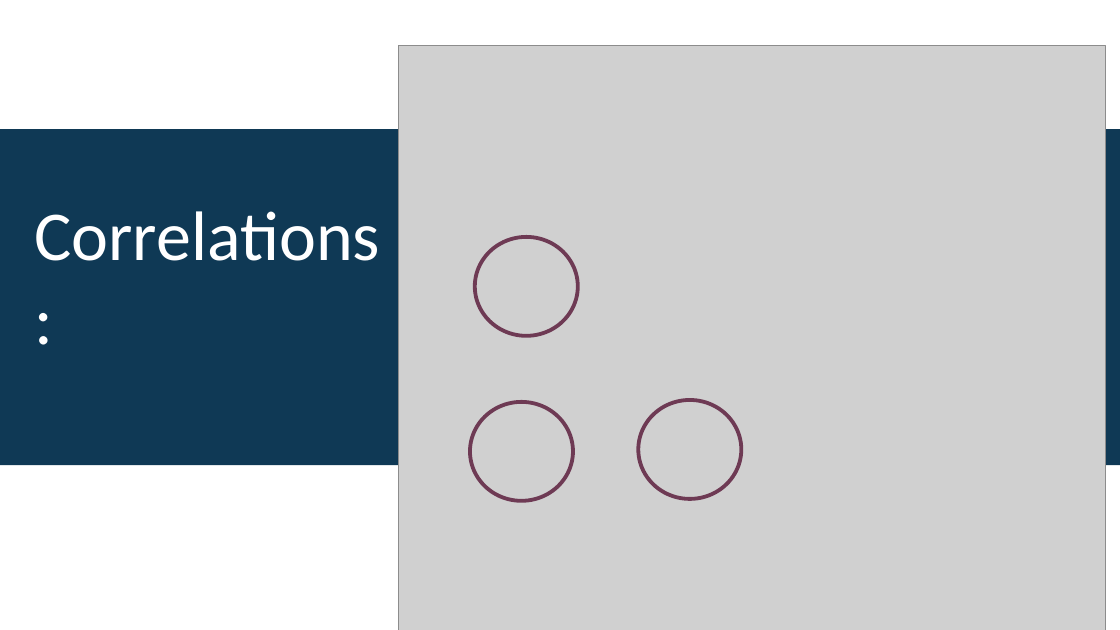
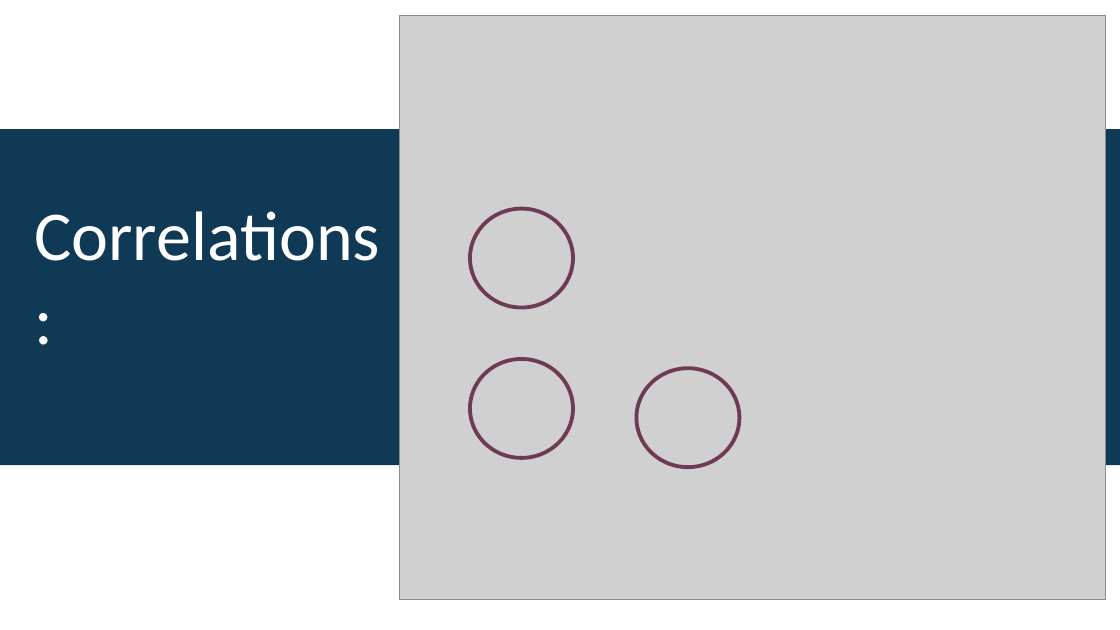
Before and after one commit to andiosika/NLP-to-identify-toxic-or-abusive-language-for-online-conversation-using-Keras-Deep-Learning-Models, a slide deck: slide 9 of NonToxic_Communication.pptx (slide 14 before the commit). Drawn at 1120x630 pixels with LibreOffice and Linux fonts; fonts in the diff are those of the drawing; grey boxes stand for pictures. Boxes give left, top, right and bottom in pixels: in the first picture for what was removed or moved away, otherwise in the second. Text is boxed around its words. In the diff, an @@ line names an element or a change of style, - is before the commit and + after.

```diff
--- a/NonToxic_Communication.pptx
+++ b/NonToxic_Communication.pptx
@@ picture: place and size @@
-picture at [398,45,1106,630]
+picture at [399,15,1107,600]
@@ ellipse: place and size @@
-ellipse at [475,237,578,336]
+ellipse at [470,208,573,308]
@@ ellipse: place and size @@
-ellipse at [470,402,573,501]
+ellipse at [470,359,573,458]
@@ ellipse: place and size @@
-ellipse at [639,400,742,499]
+ellipse at [637,368,740,467]
```
Also in this commit, not shown: 8 other slides changed, 8 other files.
